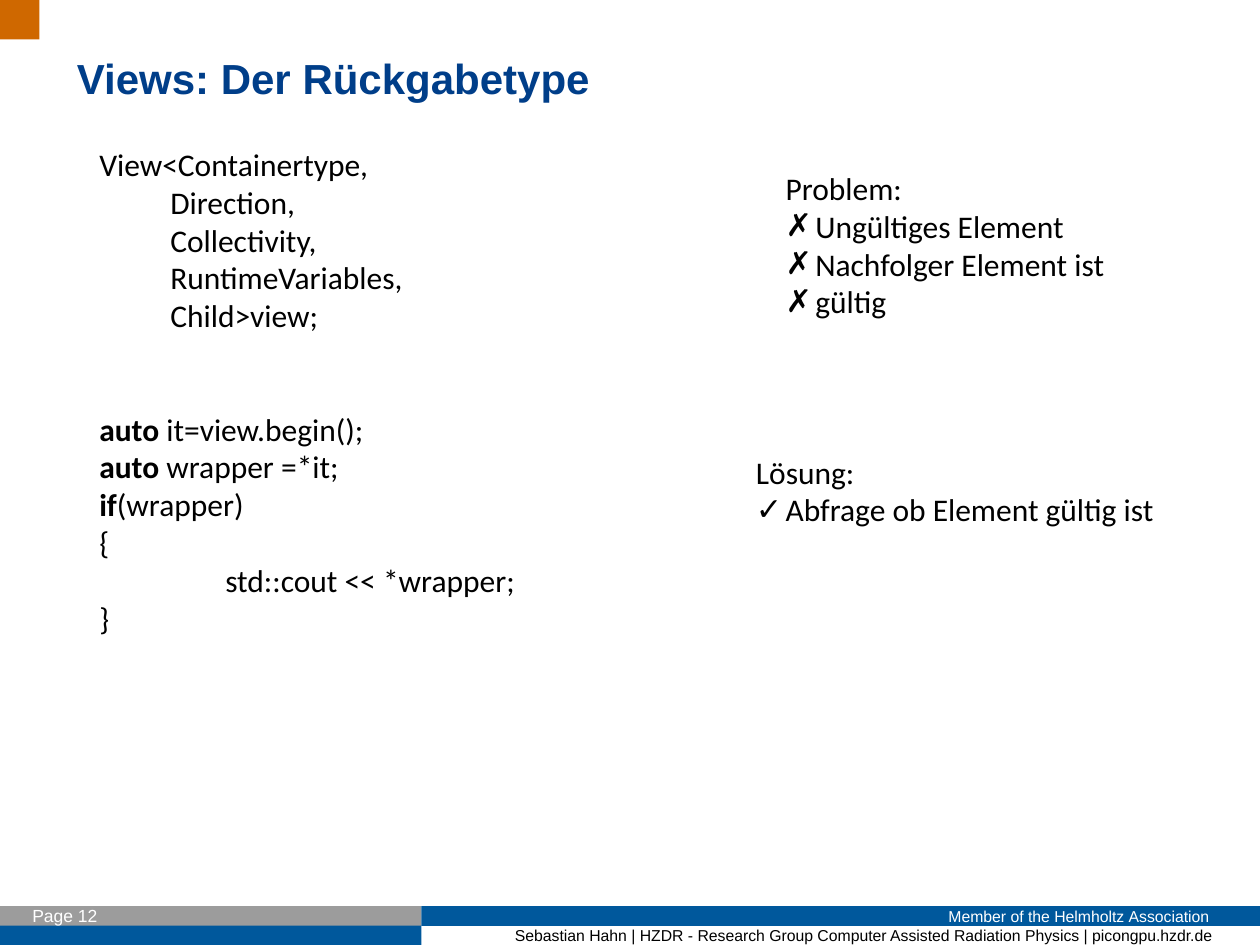
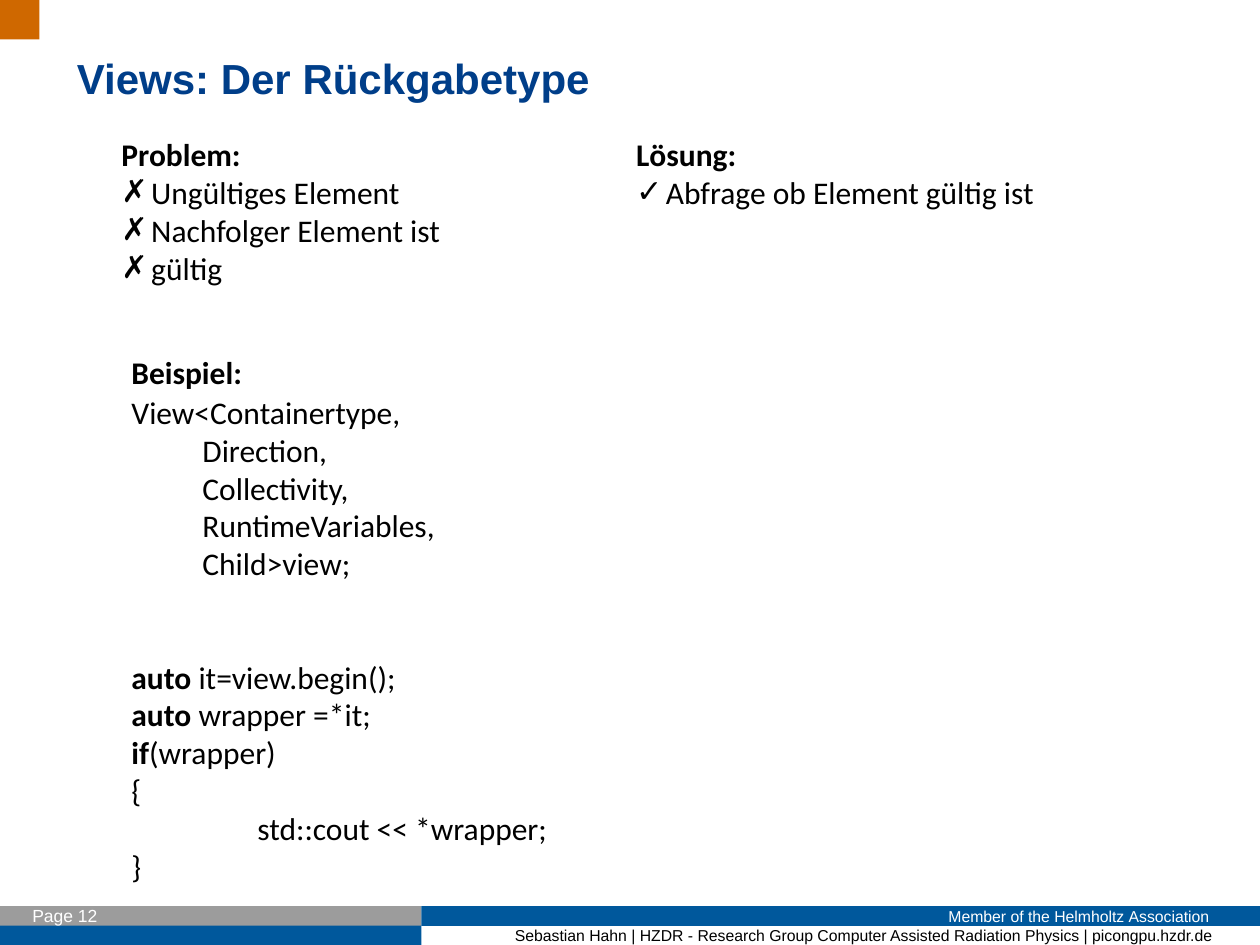
Before and after one commit to Fettpet/DeepIterator, a slide deck: slide 12 of Presi/2017_01_16_Intro.odp. Drawn at 1260x945 pixels with LibreOffice and Linux fonts; fonts in the diff are those of the drawing; background and template pictures are left out. Boxes give left, top, right and bottom in pixels: in the first picture for what was removed or moved away, otherwise in the second. Text is boxed around its words. In the diff, an @@ line names an element or a change of style, - is before the commit and + after.

```diff
--- a/Presi/2017_01_16_Intro.odp
+++ b/Presi/2017_01_16_Intro.odp
@@ text "Problem:": place and size @@
-text "Problem:" at box(786, 178, 1104, 319)
+text "Problem:" at box(121, 144, 440, 286)
@@ text at box(121, 144, 240, 167): bold on in "Problem:" @@
@@ text "Lösung:": place and size @@
-text "Lösung:" at box(756, 463, 1154, 527)
+text "Lösung:" at box(636, 144, 1034, 210)
@@ text at box(636, 144, 736, 172): bold on in "Lösung:" @@
@@ text "View<Containertype,": place and size @@
-text "View<Containertype," at box(99, 154, 515, 597)
+text "View<Containertype," at box(131, 402, 547, 845)
@@ text added at box(131, 362, 242, 389), 18 pt, text #000000, bold @@
+Beispiel:
```
Also in this commit, not shown: 6 other slides changed, 2 slides added, 2 slides removed, 5 other files.
